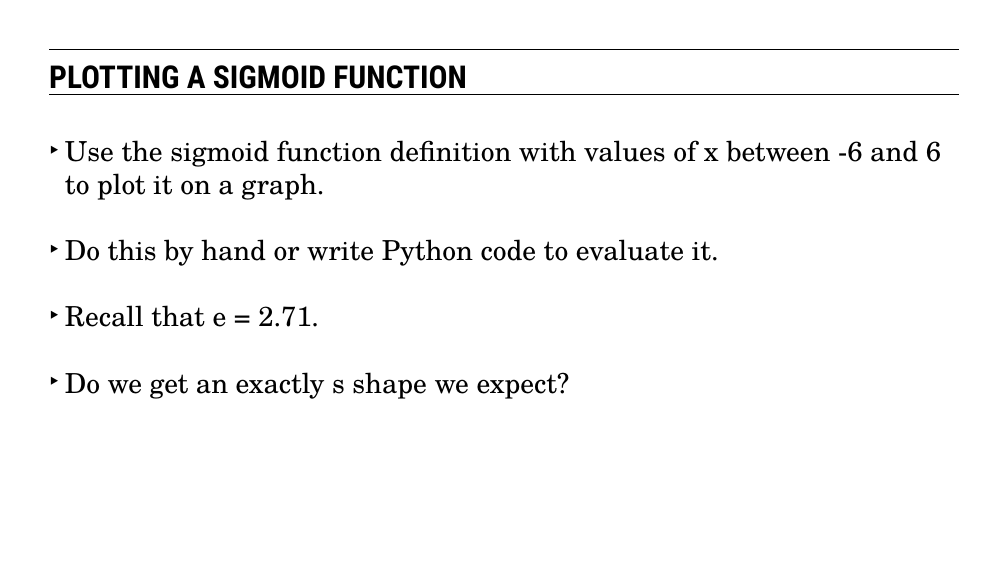
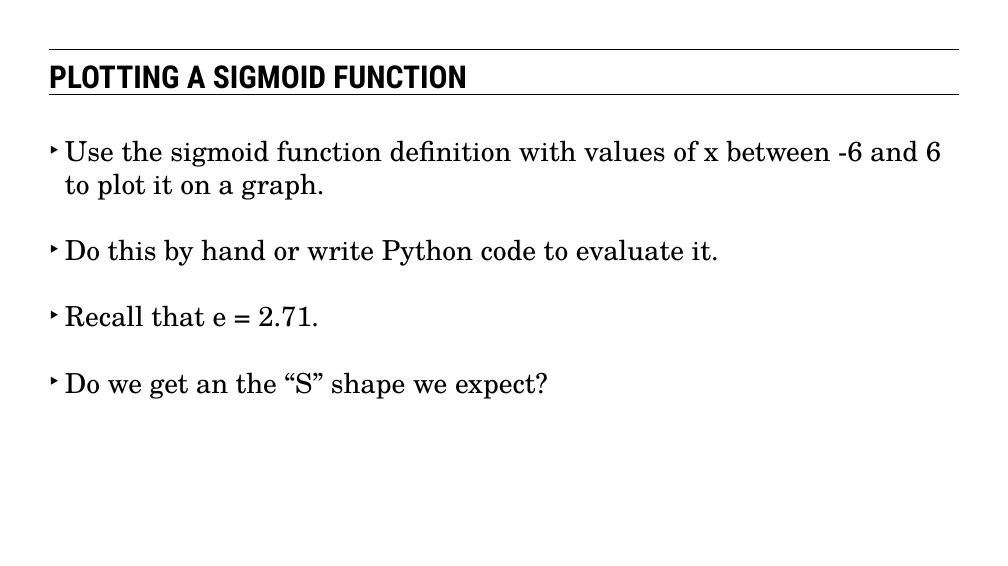
Before and after one commit to eflautt/ga-data-science, a slide deck: slide 24 of lessons/lesson-09/09-intro-to-logistic-regression.pptx (slide 23 before the commit). Drawn at 1008x566 pixels with LibreOffice and Linux fonts; fonts in the diff are those of the drawing. Boxes give left, top, right and bottom in pixels: in the first picture for what was removed or moved away, otherwise in the second. Text is boxed around its words. In the diff, an @@ line names an element or a change of style, - is before the commit and + after.

```diff
--- a/lessons/lesson-09/09-intro-to-logistic-regression.pptx
+++ b/lessons/lesson-09/09-intro-to-logistic-regression.pptx
@@ text at (65, 372, 548, 399): text changed @@
-‣ Do we get an exactly s shape we expect?
+‣ Do we get an the “S” shape we expect?
```
Also in this commit, not shown: 15 other slides changed, 11 slides added.
